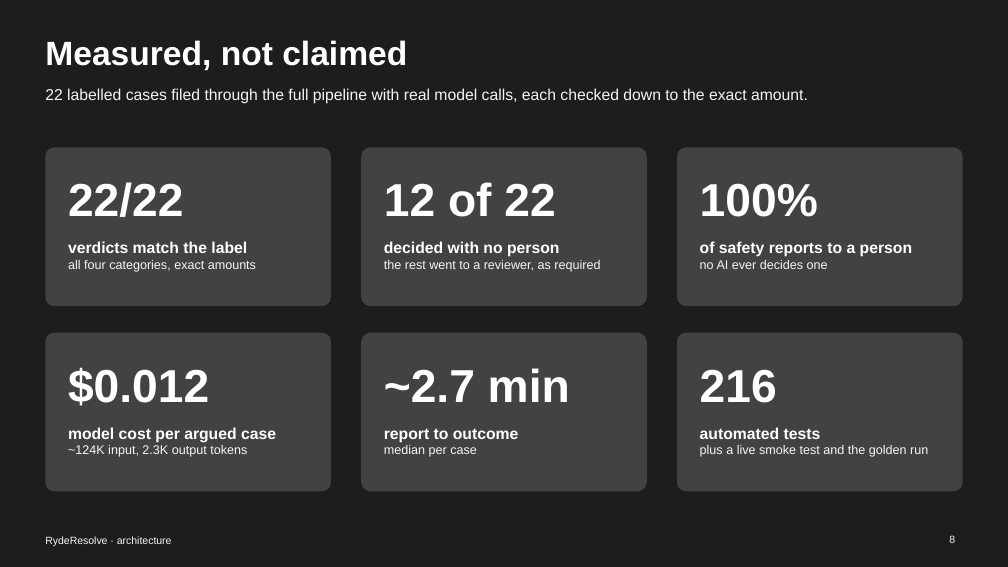
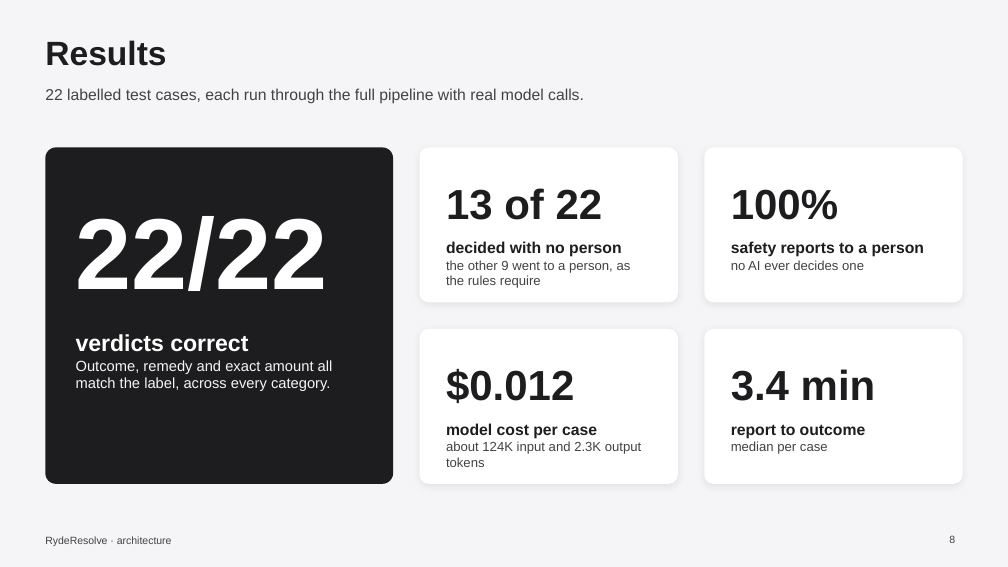
Before and after one commit to suryaansh2002/ryde-dispute-resolution-tencent, a slide deck: slide 8 of submission/architecture.pptx. Drawn at 1008x567 pixels with LibreOffice and Linux fonts; fonts in the diff are those of the drawing. Boxes give left, top, right and bottom in pixels: in the first picture for what was removed or moved away, otherwise in the second. Text is boxed around its words. In the diff, an @@ line names an element or a change of style, - is before the commit and + after.

Commit message:
Architecture deck: a courtroom slide for the hearing, less on every slide, current results

```diff
--- a/submission/architecture.pptx
+++ b/submission/architecture.pptx
@@ background #1D1D1F to #F5F5F7 @@
@@ title at [45,40,166,66]: text changed; text colour #FFFFFF to #1D1D1F @@
-Measured, not claimed
+Results
@@ text at [45,88,584,104]: text changed; text colour #F5F5F7 to #424245 @@
-22 labelled cases filed through the full pipeline with real model calls, each checked down to the exact amount.
+22 labelled test cases, each run through the full pipeline with real model calls.
@@ rounded rectangle: place and size @@
-rounded rectangle at [45,147,331,306]
+rounded rectangle at [45,147,393,484]
@@ rounded rectangle at [45,147,393,484]: fill #424245 to #1D1D1F; proportions changed @@
@@ rounded rectangle: place and size @@
-rounded rectangle at [361,147,647,306]
+rounded rectangle at [420,147,678,302]
@@ rounded rectangle: place and size @@
-rounded rectangle at [678,147,963,306]
+rounded rectangle at [705,147,963,302]
@@ text "100%": place and size @@
-text "100%" at [700,183,818,217]
+text "100%" at [731,189,838,220]
@@ text "100%" at [731,189,838,220]: size 44 to 40 pt, text colour #FFFFFF to #1D1D1F @@
@@ text "22/22": place and size @@
-text "22/22" at [68,182,184,217]
+text "22/22" at [76,216,328,291]
@@ text "22/22" at [76,216,328,291]: size 44 to 96 pt @@
@@ text at [446,188,603,220]: text changed; size 44 to 40 pt; text colour #FFFFFF to #1D1D1F @@
-12 of 22
+13 of 22
@@ text "decided with no person": place and size @@
-text "decided with no person" at [384,241,600,272]
+text "decided with no person" at [446,241,631,288]
@@ text "safety reports to a person": place and size @@
-text "safety reports to a person" at [700,241,912,269]
+text "safety reports to a person" at [731,241,924,270]
@@ text at [446,260,631,288]: text changed; size 12 to 12.5 pt; text colour #F5F5F7 to #424245 @@
-the rest went to a reviewer, as required
+the other 9 went to a person, as the rules require
@@ text at [446,241,621,257]: text colour #FFFFFF to #1D1D1F in "decided with no person" @@
@@ text at [731,241,924,257]: text changed; text colour #FFFFFF to #1D1D1F @@
-of safety reports to a person
+safety reports to a person
@@ text at [731,260,864,270]: size 12 to 12.5 pt, text colour #F5F5F7 to #424245 in "no AI ever decides one" @@
@@ rounded rectangle: place and size @@
-rounded rectangle at [45,333,331,492]
+rounded rectangle at [420,329,678,484]
@@ fill #424245 to #FFFFFF; shadow on; proportions changed in 4 elements at [705,147,963,302], [420,147,678,302], [420,329,678,484], [705,329,963,484] @@
@@ rounded rectangle: place and size @@
-rounded rectangle at [361,333,647,492]
+rounded rectangle at [705,329,963,484]
@@ text at [76,334,333,391]: text changed; size 12 to 14 pt @@
-verdicts match the label
-all four categories, exact amounts
+verdicts correct
+Outcome, remedy and exact amount all match the label, across every category.
@@ text "$0.012" at [446,369,574,403]: size 44 to 40 pt, text colour #FFFFFF to #1D1D1F @@
@@ text "$0.012": place and size @@
-text "$0.012" at [68,367,209,406]
+text "$0.012" at [446,369,574,403]
@@ rounded rectangle removed at [678,333,963,492] @@
@@ text removed at [700,369,777,403] @@
-216
@@ text at [731,369,876,401]: text changed; size 44 to 40 pt; text colour #FFFFFF to #1D1D1F @@
-~2.7 min
+3.4 min
@@ text at [446,423,641,467]: text changed; size 12 to 12.5 pt; text colour #F5F5F7 to #424245 @@
-model cost per argued case
-~124K input, 2.3K output tokens
+model cost per case
+about 124K input and 2.3K output tokens
@@ text removed at [700,427,928,457] @@
-automated tests
-plus a live smoke test and the golden run
@@ text "report to outcome": place and size @@
-text "report to outcome" at [384,428,519,457]
+text "report to outcome" at [731,424,866,454]
@@ text "report to outcome" at [731,424,866,454]: text colour #FFFFFF to #1D1D1F in "report to outcome"; size 12 to 12.5 pt, text colour #F5F5F7 to #424245 in "median per case" @@
@@ text "RydeResolve · architecture" at [45,536,172,546]: text colour #F5F5F7 to #424245 @@
@@ page number at [949,536,955,543]: text colour #F5F5F7 to #424245 @@
```
Also in this commit, not shown: 3 other slides changed, 4 slides added, 4 slides removed.
